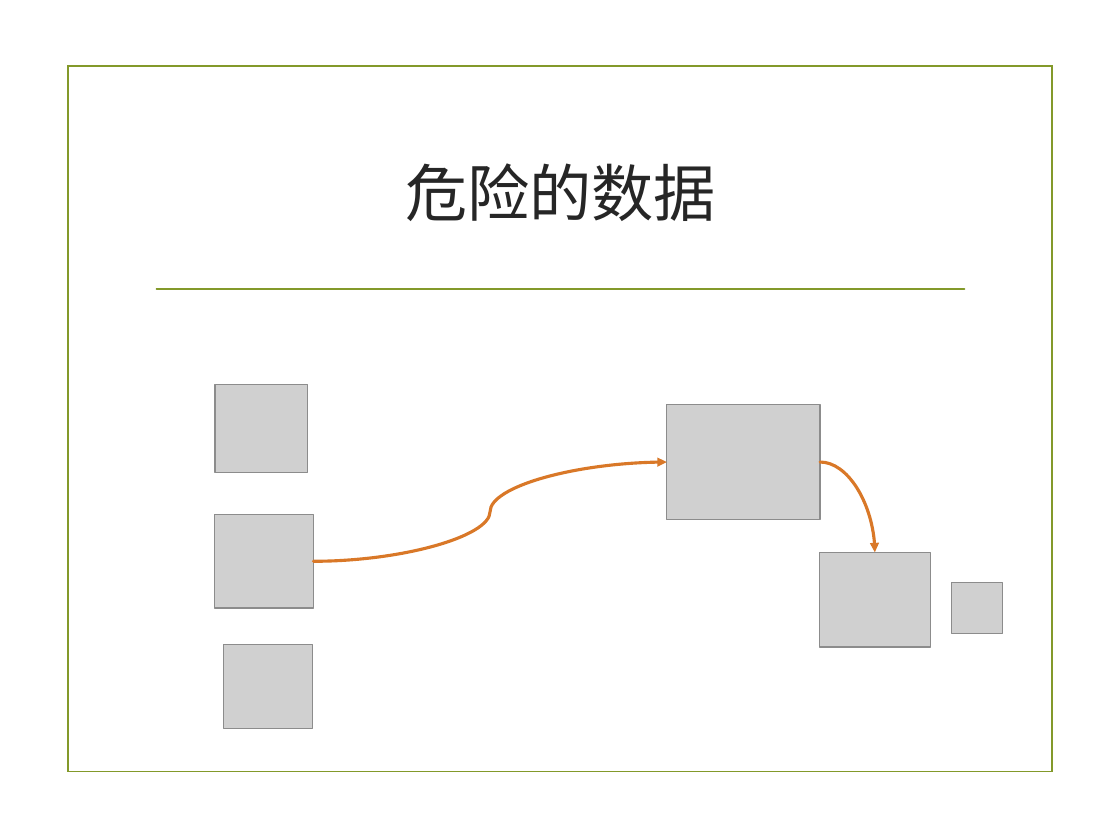
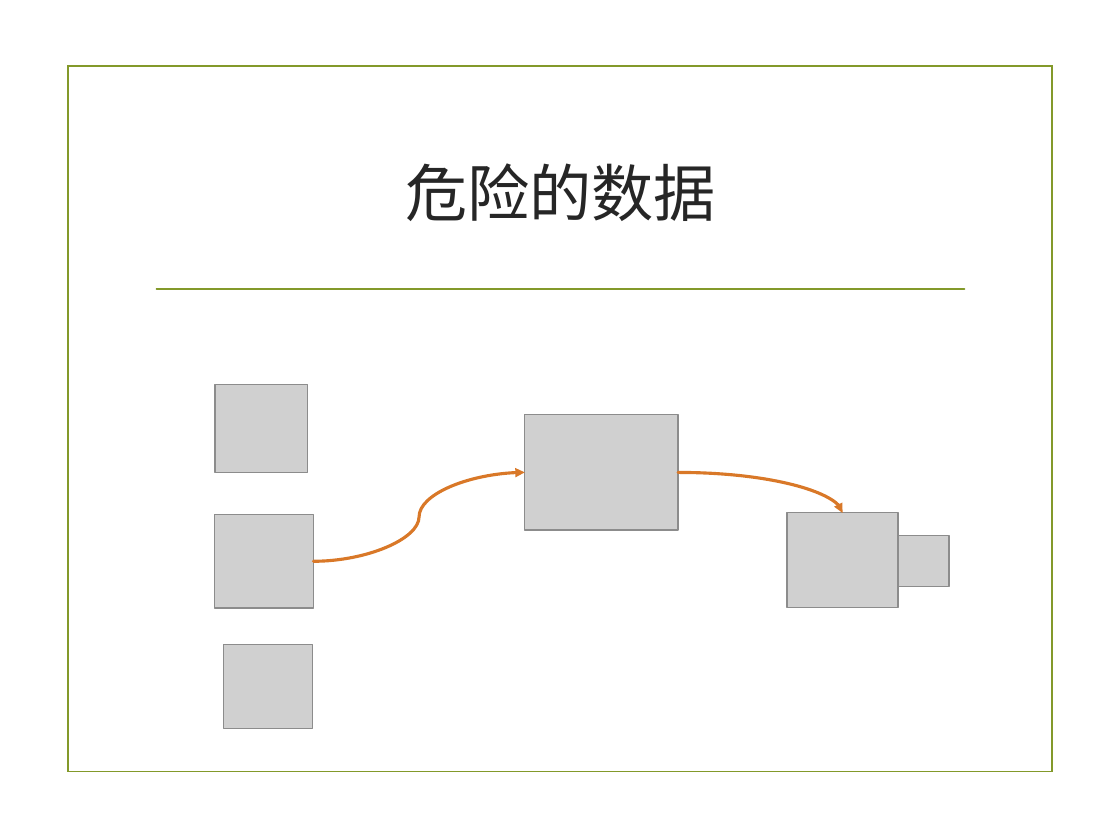
Before and after one commit to zuoshenghuang/curriculum, a slide deck: slide 33 of software/Ch_7_2_demo_2nd.pptx (slide 30 before the commit). Drawn at 1120x840 pixels with LibreOffice and Linux fonts; fonts in the diff are those of the drawing; grey boxes stand for pictures; background and template pictures are left out. Boxes give left, top, right and bottom in pixels: in the first picture for what was removed or moved away, otherwise in the second. Text is boxed around its words. In the diff, an @@ line names an element or a change of style, - is before the commit and + after.

```diff
--- a/software/Ch_7_2_demo_2nd.pptx
+++ b/software/Ch_7_2_demo_2nd.pptx
@@ picture: place and size @@
-picture at [666, 404, 820, 520]
+picture at [525, 414, 679, 530]
@@ curved arrow moved from (314, 561) - (666, 463) to (314, 561) - (525, 473) @@
@@ curved arrow moved from (820, 463) - (875, 552) to (678, 473) - (842, 513) @@
@@ picture: place and size @@
-picture at [820, 552, 931, 647]
+picture at [787, 513, 898, 608]
@@ picture: place and size @@
-picture at [951, 582, 1001, 633]
+picture at [898, 535, 949, 586]
```
Also in this commit, not shown: 2 other slides changed, 4 slides added, 35 other files.
